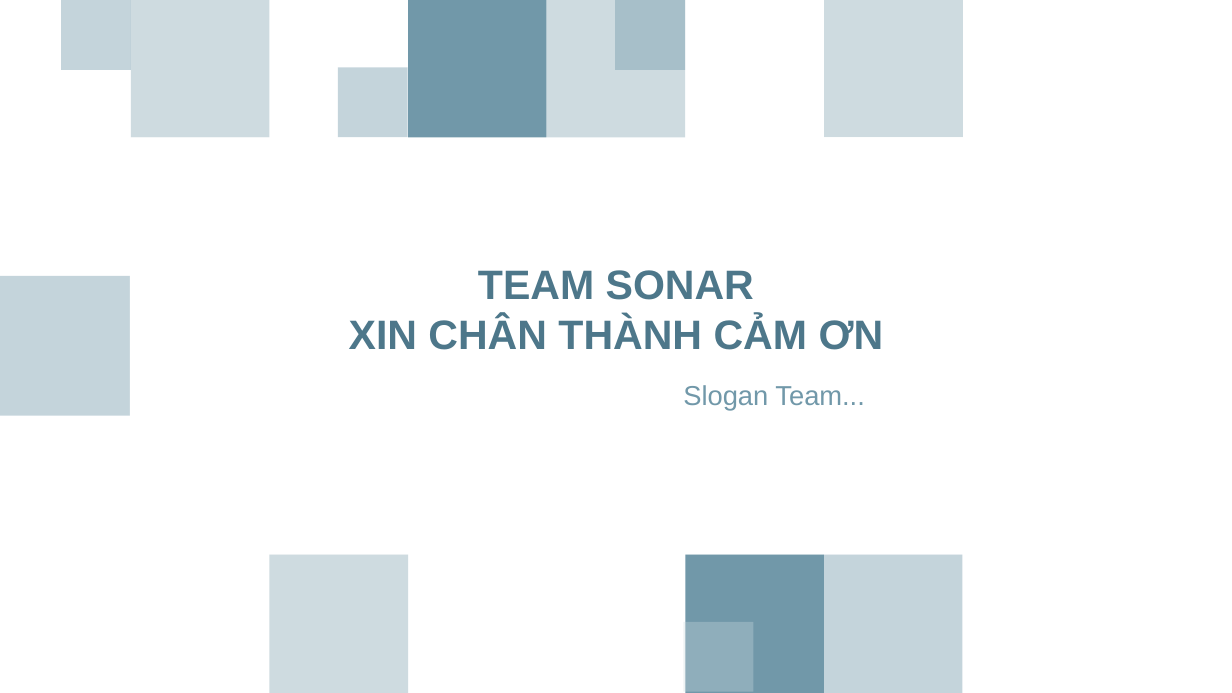
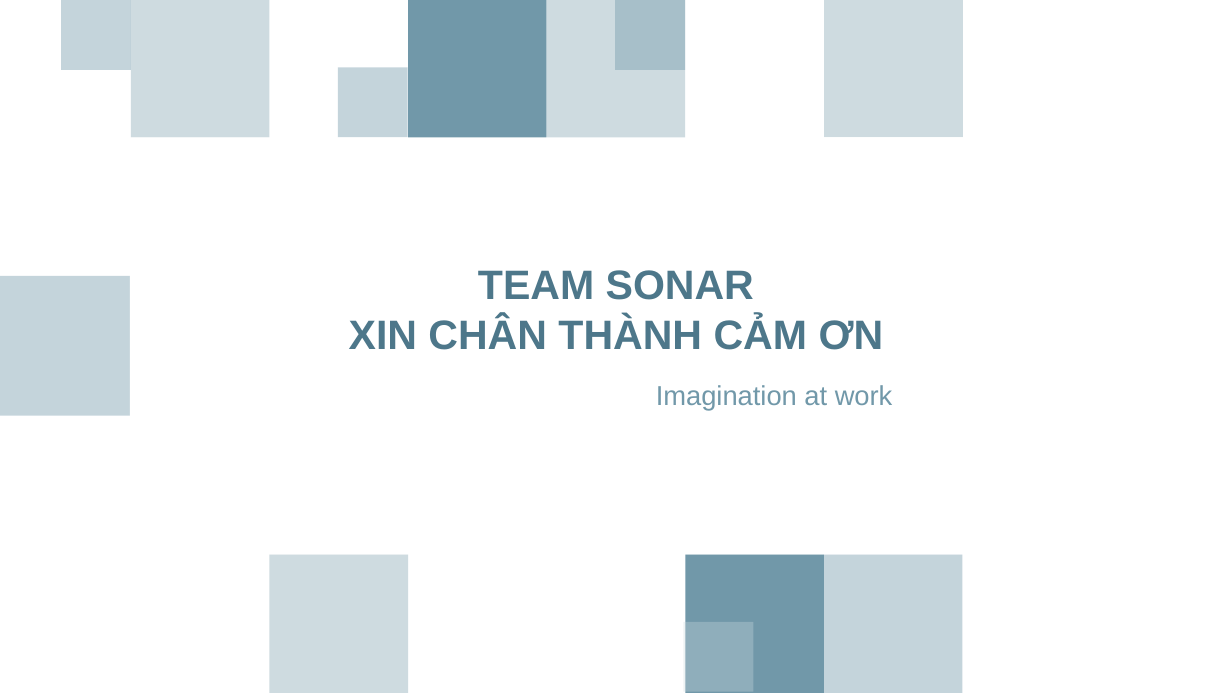
Before and after one commit to ptland/sonar-project, a slide deck: slide 19 of Slide Team Sonar - Kỹ Năng Làm Việc.pptx (slide 17 before the commit). Drawn at 1232x693 pixels with LibreOffice and Linux fonts; fonts in the diff are those of the drawing; background and template pictures are left out. Boxes give left, top, right and bottom in pixels: in the first picture for what was removed or moved away, otherwise in the second. Text is boxed around its words. In the diff, an @@ line names an element or a change of style, - is before the commit and + after.

```diff
--- a/Slide Team Sonar - Kỹ Năng Làm Việc.pptx
+++ b/Slide Team Sonar - Kỹ Năng Làm Việc.pptx
@@ subtitle at (656, 385, 893, 411): text changed @@
-Slogan Team...
+Imagination at work
```
Also in this commit, not shown: 3 other slides changed, 2 slides added, 4 other files.
